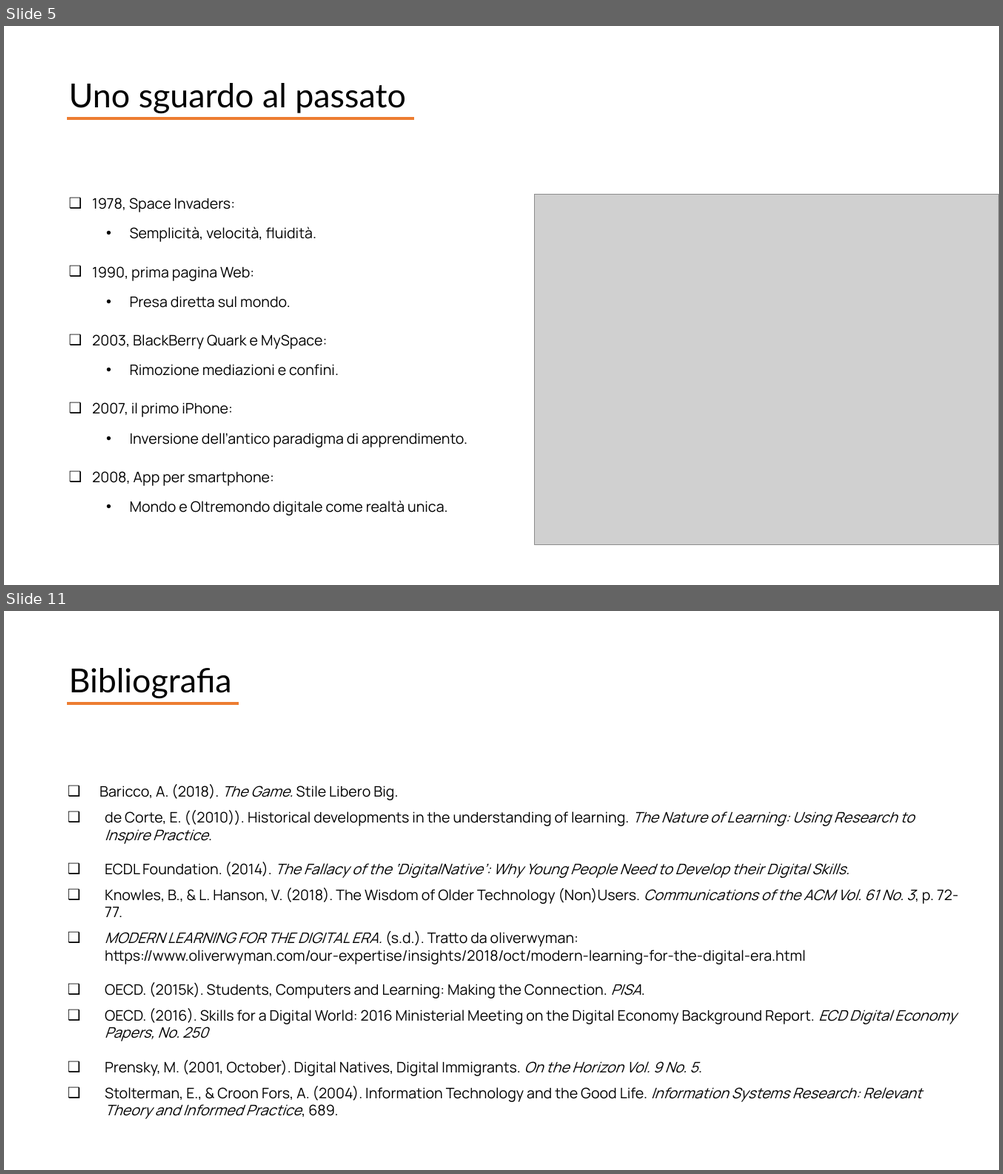
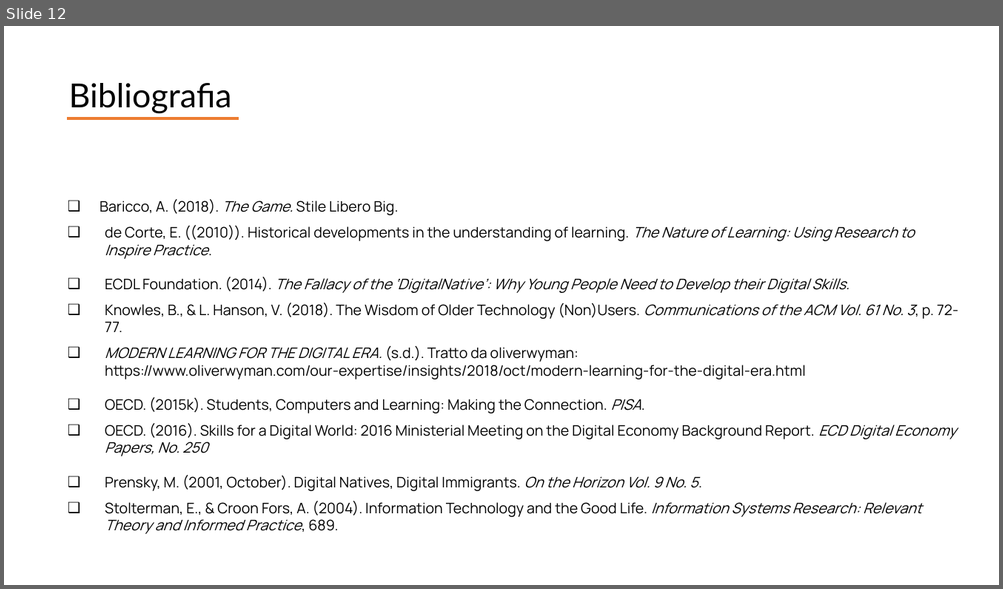
Before and after one commit to giocoal/air-quality-milano-interactive-data-visualization-tableau, a slide deck: Report/Report_progetto_Carbone_Cavallaro_Marconzini_Scuri.pptx. Shown one above the other, each under a label of ours: slides 5 and 11 before the commit, slide 12 after it; the slides between them are not shown. The pictures are 1003x1174 and 1003x589 pixels, drawn with LibreOffice and Linux fonts; fonts in the diff are those of the drawing; grey boxes stand for pictures. Boxes give left, top, right and bottom in pixels: in the first picture for what was removed or moved away, otherwise in the second. Text is boxed around its words. In the diff, an @@ line names an element or a change of style, - is before the commit and + after.

```diff
--- a/Report/Report_progetto_Carbone_Cavallaro_Marconzini_Scuri.pptx
+++ b/Report/Report_progetto_Carbone_Cavallaro_Marconzini_Scuri.pptx
@@ slide 5 removed at box(4, 26, 999, 585), background #FFFFFF @@
@@ text removed at box(69, 83, 406, 114) @@
-Uno sguardo al passato
@@ line removed from (68, 118) to (415, 118) @@
@@ text removed at box(92, 198, 467, 516) @@
-❑ 1978, Space Invaders:
-  • Semplicità, velocità, fluidità.
-❑ 1990, prima pagina Web:
-  • Presa diretta sul mondo.
-❑ 2003, BlackBerry Quark e MySpace:
-  • Rimozione mediazioni e confini.
-❑ 2007, il primo iPhone:
-  • Inversione dell’antico paradigma di apprendimento.
-❑ 2008, App per smartphone:
-  • Mondo e Oltremondo digitale come realtà unica.
@@ picture removed at box(535, 194, 999, 545) @@
@@ what was slide 11 is now slide 12 @@
```
Also in this commit, not shown: 3 slides changed, 8 slides added, 6 other slides removed, 8 other files.
